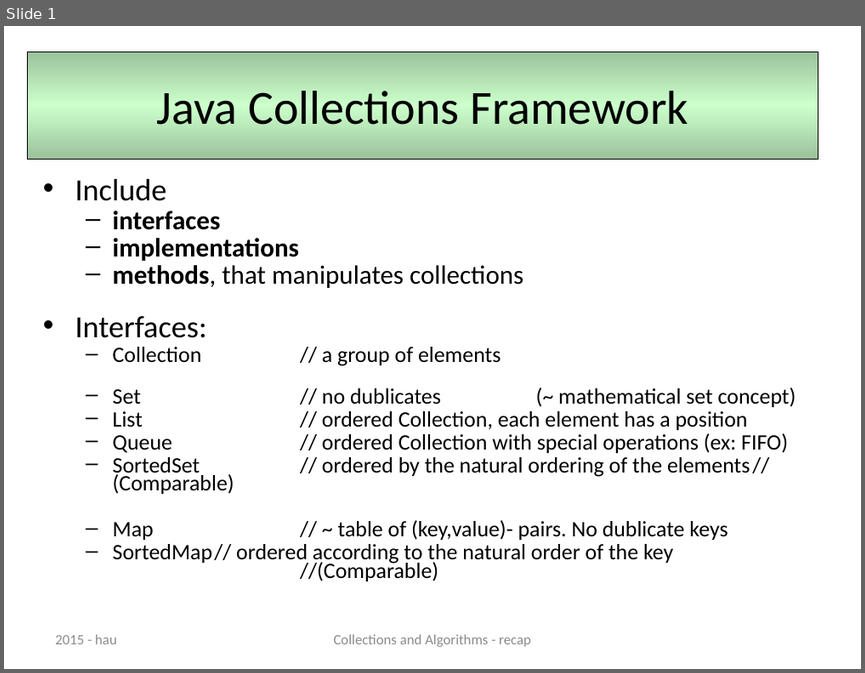
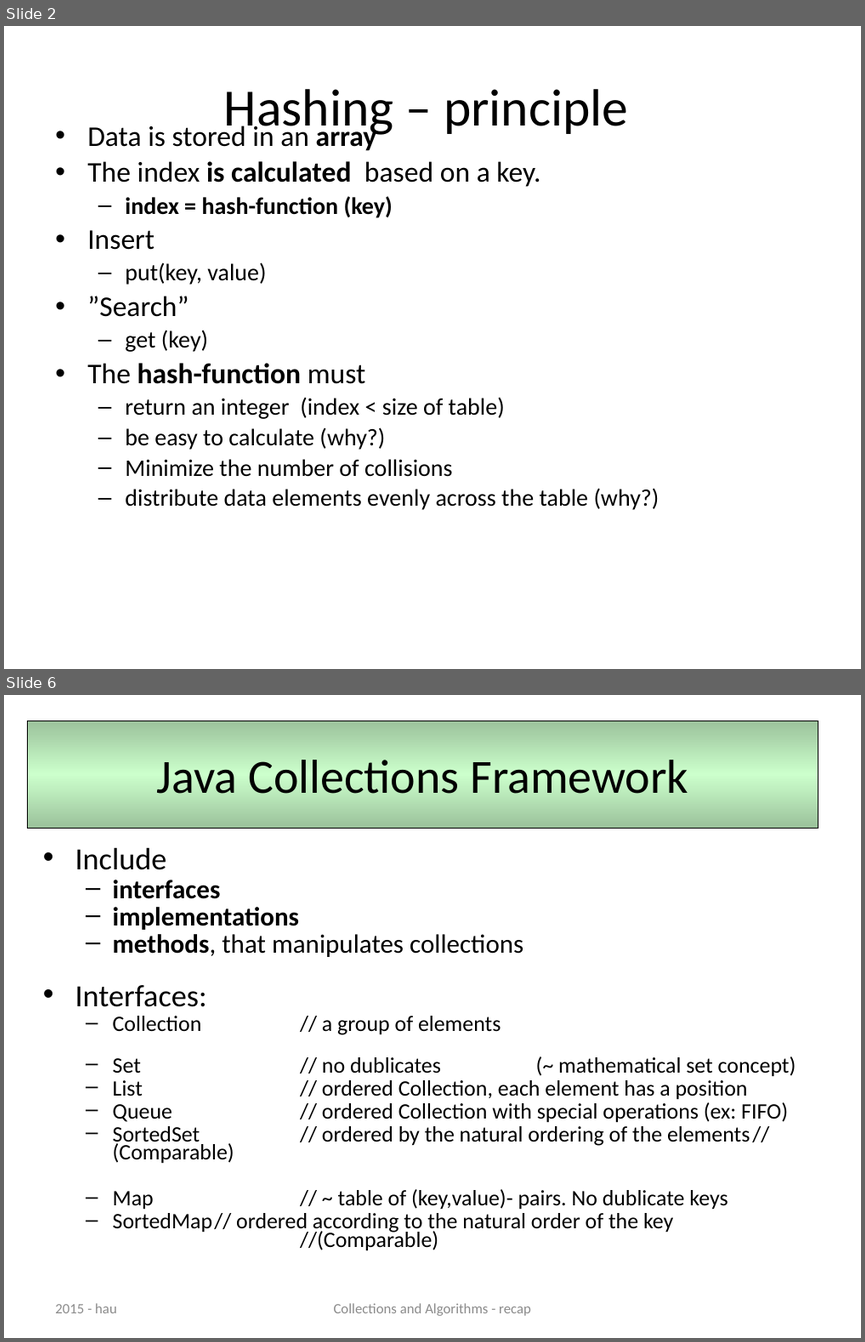
Before and after one commit to CphBusCosSem2/week5-algorithms, a slide deck: slides/day4Collections and Algorithms - recap.pptx. Shown one above the other, each under a label of ours: slide 1 before the commit, slides 2 and 6 after it; the slides between them are not shown. The pictures are 865x673 and 865x1342 pixels, drawn with LibreOffice and Linux fonts; fonts in the diff are those of the drawing. Boxes give left, top, right and bottom in pixels: in the first picture for what was removed or moved away, otherwise in the second. Text is boxed around its words. In the diff, an @@ line names an element or a change of style, - is before the commit and + after.

```diff
--- a/slides/day4Collections and Algorithms - recap.pptx
+++ b/slides/day4Collections and Algorithms - recap.pptx
@@ slide 2 added at (4, 26, 861, 669), background #FFFFFF @@
@@ title added at (224, 89, 628, 138), 44 pt, text #000000 @@
+Hashing – principle
@@ text added at (87, 122, 659, 510), 20 pt, text #000000 @@
+• Data is stored in an array
+• The index is calculated based on a key.
+  – index = hash-function (key)
+• Insert
+  – put(key, value)
+• ”Search”
+  – get (key)
+• The hash-function must
+  – return an integer (index < size of table)
+  – be easy to calculate (why?)
+  – Minimize the number of collisions
+  – distribute data elements evenly across the table (why?)
@@ what was slide 1 is now slide 6 @@
```
Also in this commit, not shown: 5 other slides added, 2 other files.
